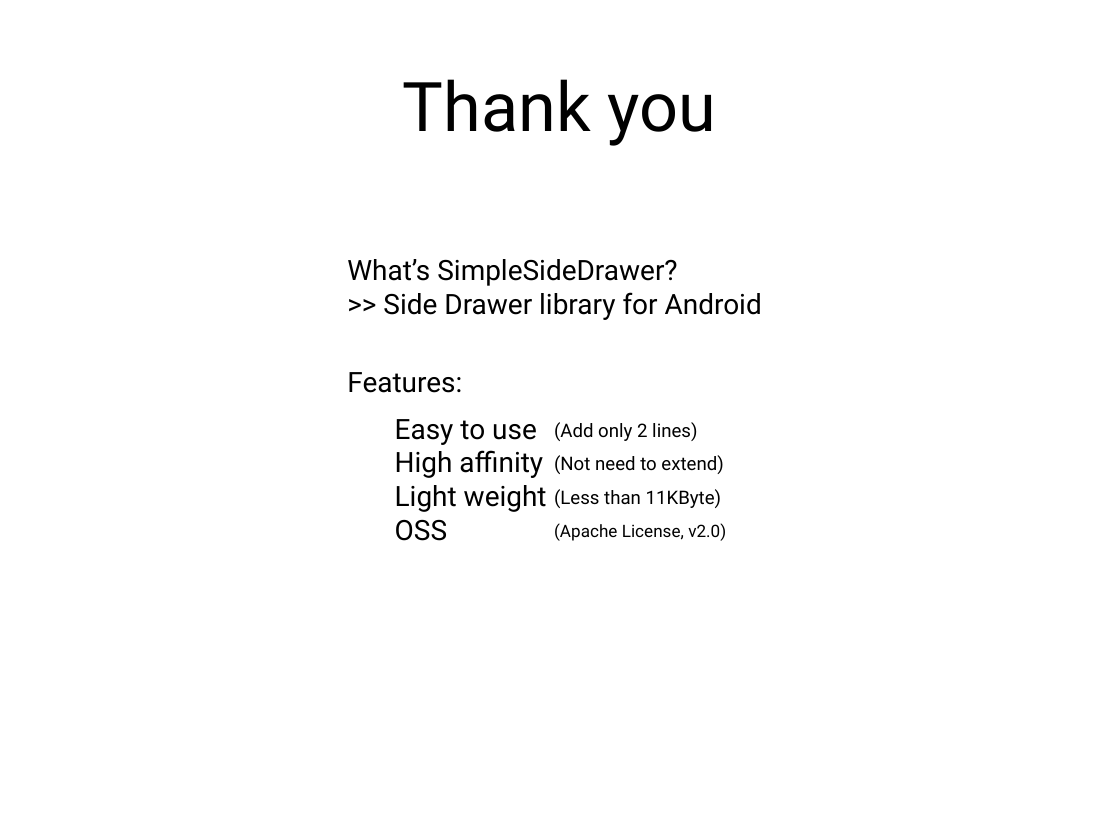
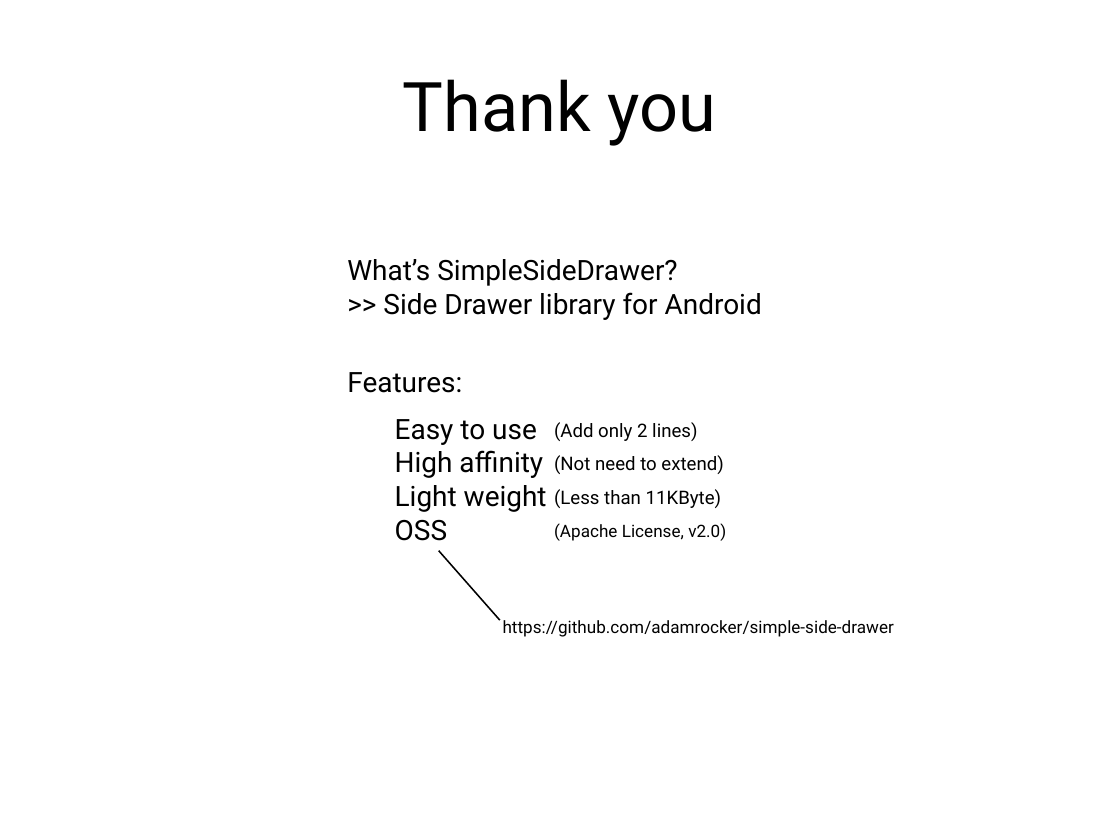
Before and after one commit to adamrocker/simple-side-drawer, a slide deck: slide 17 of doc/simple_side_drawer2.pptx. Drawn at 1120x840 pixels with LibreOffice and Linux fonts; fonts in the diff are those of the drawing. Boxes give left, top, right and bottom in pixels: in the first picture for what was removed or moved away, otherwise in the second. Text is boxed around its words. In the diff, an @@ line names an element or a change of style, - is before the commit and + after.

```diff
--- a/doc/simple_side_drawer2.pptx
+++ b/doc/simple_side_drawer2.pptx
@@ line added from (439, 551) to (500, 620), #000000 1 pt @@
@@ text added at <box>503,620,894,637</box>, 11 pt, text #000000 @@
+https://github.com/adamrocker/simple-side-drawer
```
Also in this commit, not shown: 2 other files.
